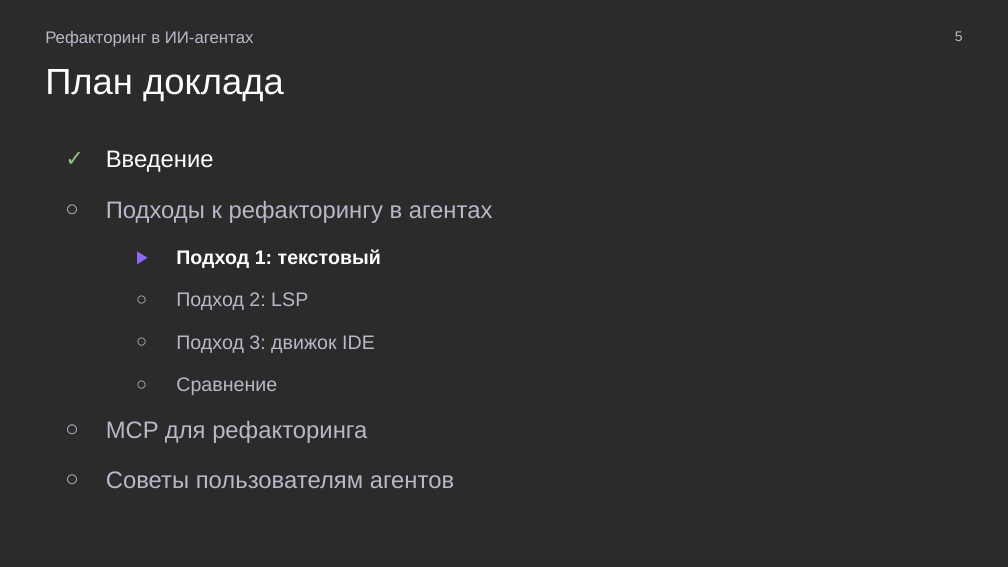
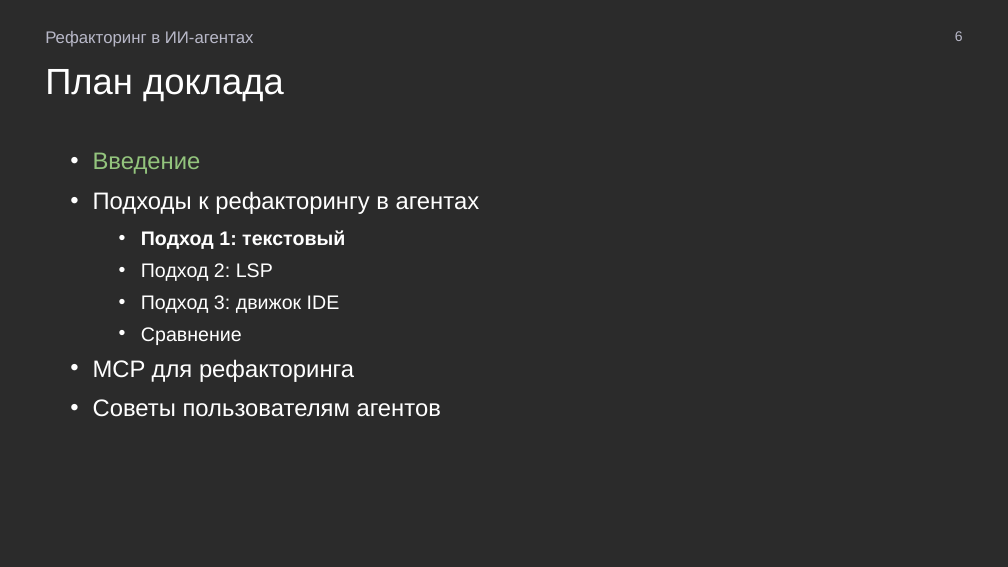
Before and after one commit to MchKosticyn/ide-refactoring-in-ai-agents, a slide deck: slide 6 of Доклад_ Рефакторинг в ИИ-агентах.pptx (slide 5 before the commit). Drawn at 1008x567 pixels with LibreOffice and Linux fonts; fonts in the diff are those of the drawing; background and template pictures are left out; a plain dark background stands for a picture behind light text. Boxes give left, top, right and bottom in pixels: in the first picture for what was removed or moved away, otherwise in the second. Text is boxed around its words. In the diff, an @@ line names an element or a change of style, - is before the commit and + after.

Commit message:
Text inside shapes, native bullets, plan slide progressive disclosure, neutral result aspects

```diff
--- a/Доклад_ Рефакторинг в ИИ-агентах.pptx
+++ b/Доклад_ Рефакторинг в ИИ-агентах.pptx
@@ text removed at <box>60,141,101,181</box> @@
-✓
@@ text added at <box>93,152,480,417</box>, 17 pt, text #FFFFFF @@
+• Введение
+• Подходы к рефакторингу в агентах
+• Подход 1: текстовый
+• Подход 2: LSP
+• Подход 3: движок IDE
+• Сравнение
+• MCP для рефакторинга
+• Советы пользователям агентов
@@ text removed at <box>106,150,214,172</box> @@
-Введение
@@ text removed at <box>60,192,101,232</box> @@
-○
@@ text removed at <box>106,201,493,223</box> @@
-Подходы к рефакторингу в агентах
@@ text removed at <box>131,242,171,277</box> @@
-▶
@@ text removed at <box>176,249,381,268</box> @@
-Подход 1: текстовый
@@ text removed at <box>131,284,171,320</box> @@
-○
@@ text removed at <box>176,292,308,310</box> @@
-Подход 2: LSP
@@ text removed at <box>131,327,171,362</box> @@
-○
@@ text removed at <box>176,335,375,353</box> @@
-Подход 3: движок IDE
@@ text removed at <box>131,369,171,404</box> @@
-○
@@ text removed at <box>176,377,277,395</box> @@
-Сравнение
@@ text removed at <box>60,411,101,452</box> @@
-○
@@ text removed at <box>106,421,367,443</box> @@
-MCP для рефакторинга
@@ text removed at <box>60,462,101,502</box> @@
-○
@@ text removed at <box>106,471,454,488</box> @@
-Советы пользователям агентов
```
Also in this commit, not shown: 31 other slides changed, 1 slide added, 1 other file.
